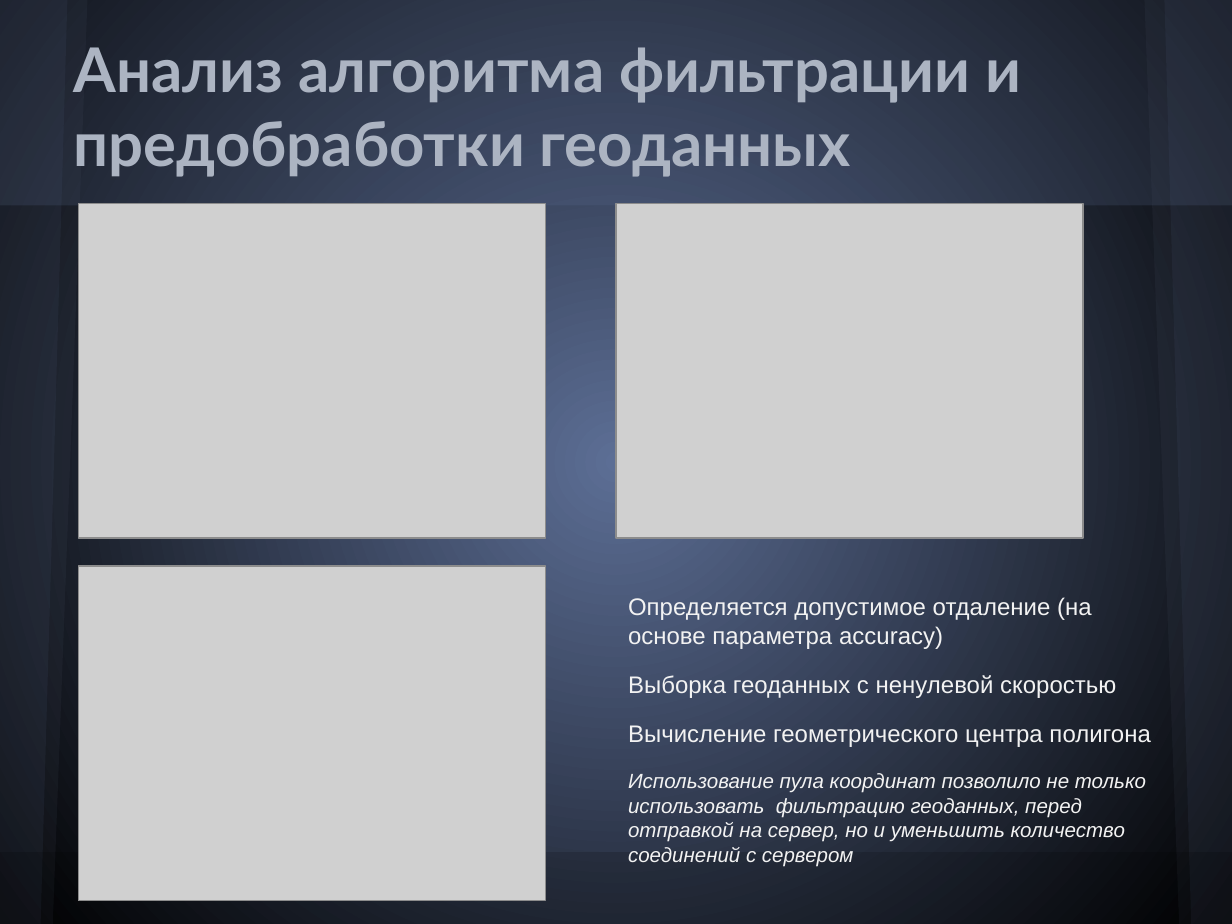
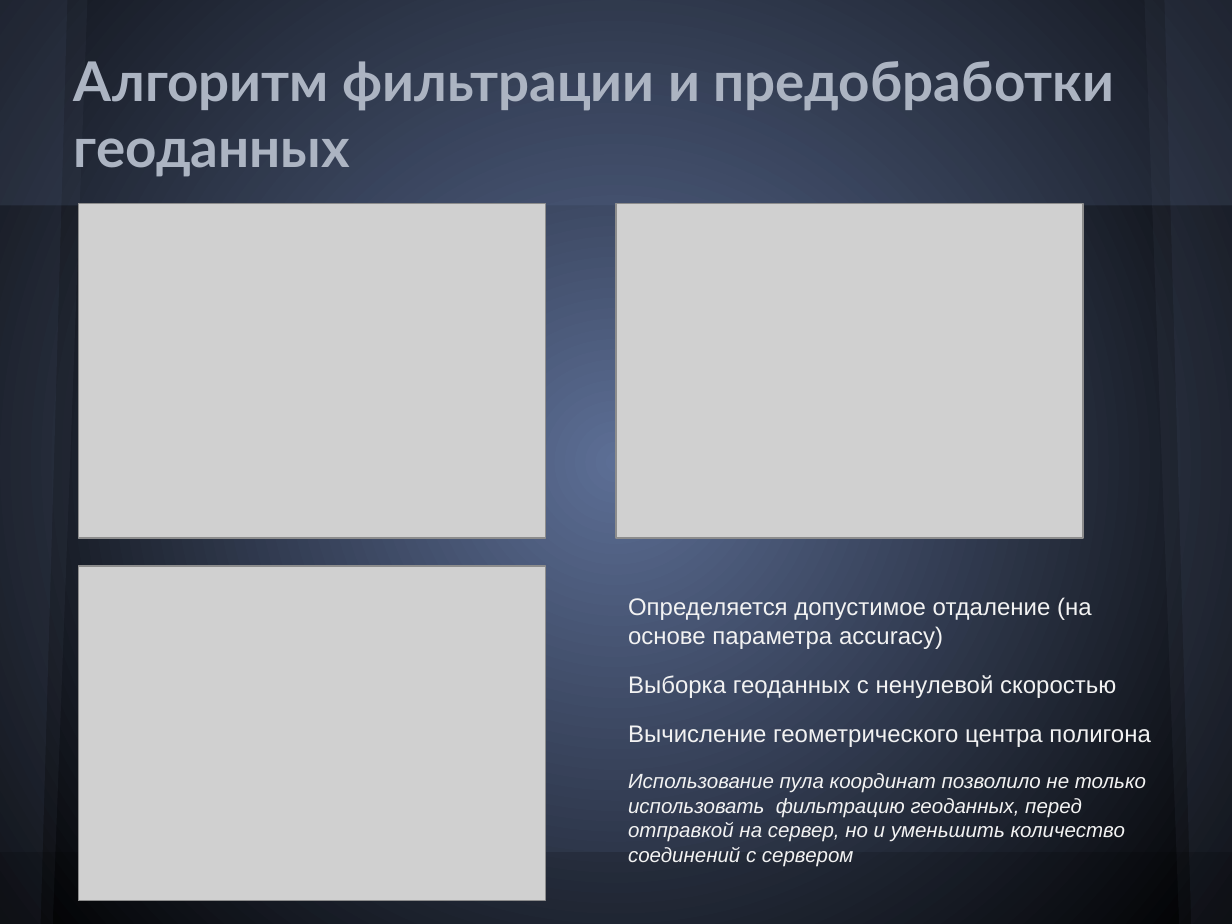
Before and after one commit to Melancholic/Coordinate-reports, a slide deck: slide 7 of Презентация.pptx (slide 10 before the commit). Drawn at 1232x924 pixels with LibreOffice and Linux fonts; fonts in the diff are those of the drawing; grey boxes stand for pictures. Boxes give left, top, right and bottom in pixels: in the first picture for what was removed or moved away, otherwise in the second. Text is boxed around its words. In the diff, an @@ line names an element or a change of style, - is before the commit and + after.

```diff
--- a/Презентация.pptx
+++ b/Презентация.pptx
@@ title at [74,61,1114,177]: text changed; size 36 to 32 pt @@
-Анализ алгоритма фильтрации и предобработки геоданных
+Алгоритм фильтрации и предобработки геоданных
```
Also in this commit, not shown: 6 other slides changed, 3 slides added, 2 slides removed, 1 other file.
